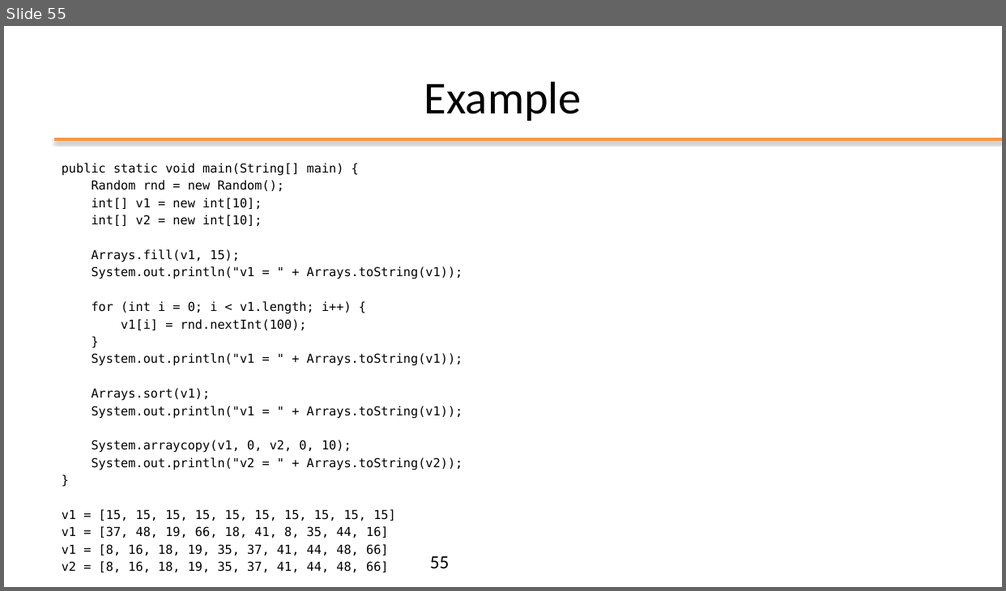
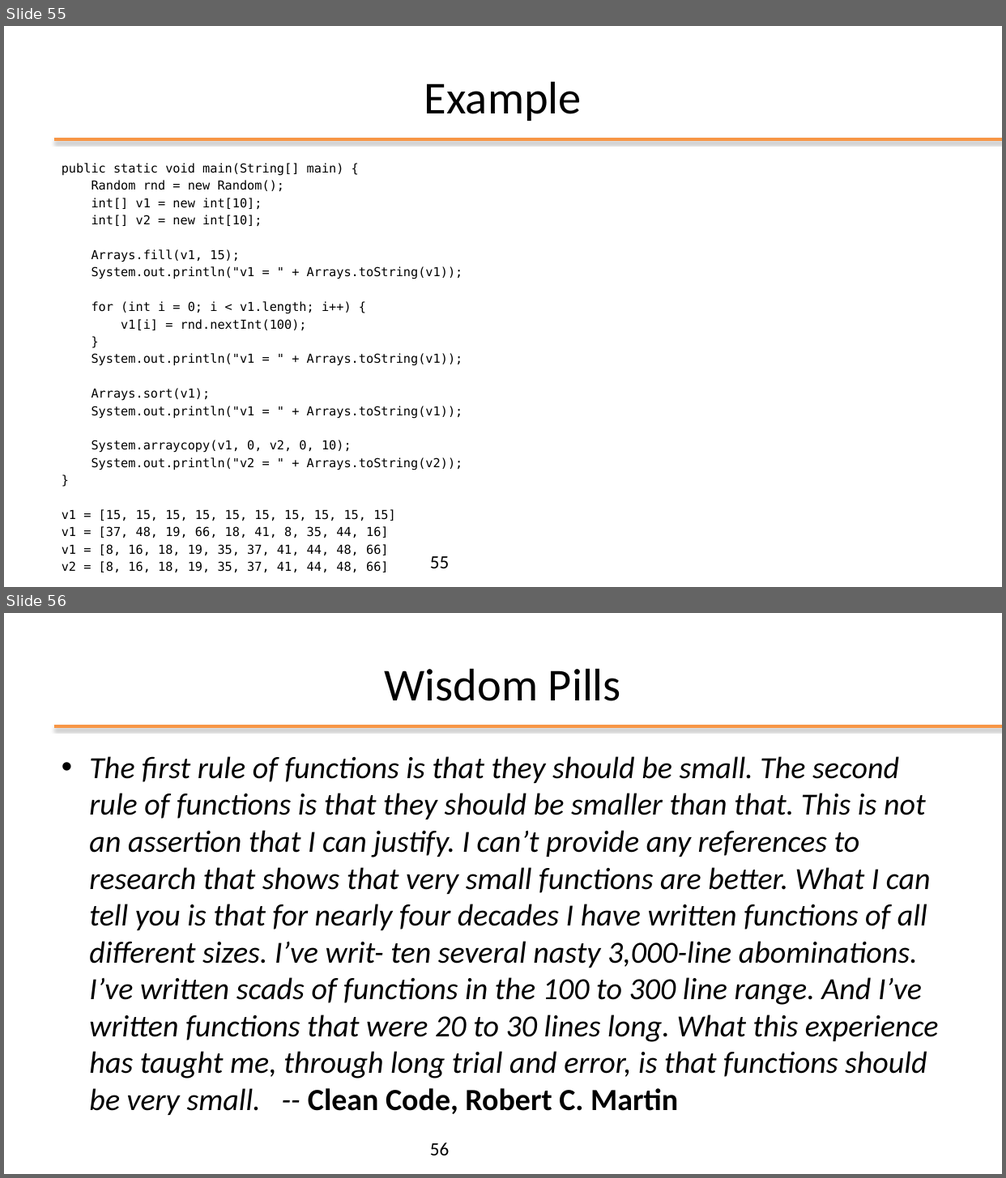
Before and after one commit to plctechnician/ooprogramming, a slide deck: java/slides/ppt/02 - Java Basics.pptx. Shown one above the other, each under a label of ours: slide 55 before the commit, slides 55 and 56 after it. The pictures are 1006x591 and 1006x1178 pixels, drawn with LibreOffice and Linux fonts; fonts in the diff are those of the drawing; background and template pictures are left out. Boxes give left, top, right and bottom in pixels: in the first picture for what was removed or moved away, otherwise in the second. Text is boxed around its words. In the diff, an @@ line names an element or a change of style, - is before the commit and + after.

```diff
--- a/java/slides/ppt/02 - Java Basics.pptx
+++ b/java/slides/ppt/02 - Java Basics.pptx
@@ slide 56 added at (x1=4, y1=613, x2=1002, y2=1174), background #FFFFFF; not listed: 1 template element that a slide beside it also shows @@
@@ title added at (x1=384, y1=668, x2=621, y2=701), 44 pt, text #000000 @@
+Wisdom Pills
@@ text added at (x1=89, y1=756, x2=939, y2=1115), 29.6 pt, text #000000, italic @@
+• The first rule of functions is that they should be small. The second rule of functions is that they should be smaller than that. This is not an assertion that I can justify. I can’t provide any references to research that shows that very small functions are better. What I can tell you is that for nearly four decades I have written functions of all different sizes. I’ve writ- ten several nasty 3,000-line abominations. I’ve written scads of functions in the 100 to 300 line range. And I’ve written functions that were 20 to 30 lines long. What this experience has taught me, through long trial and error, is that functions should be very small. -- Clean Code, Robert C. Martin
@@ page number added at (x1=430, y1=1143, x2=449, y2=1156), 18 pt, text #000000 @@
+56
```
Also in this commit, not shown: 4 other files.
